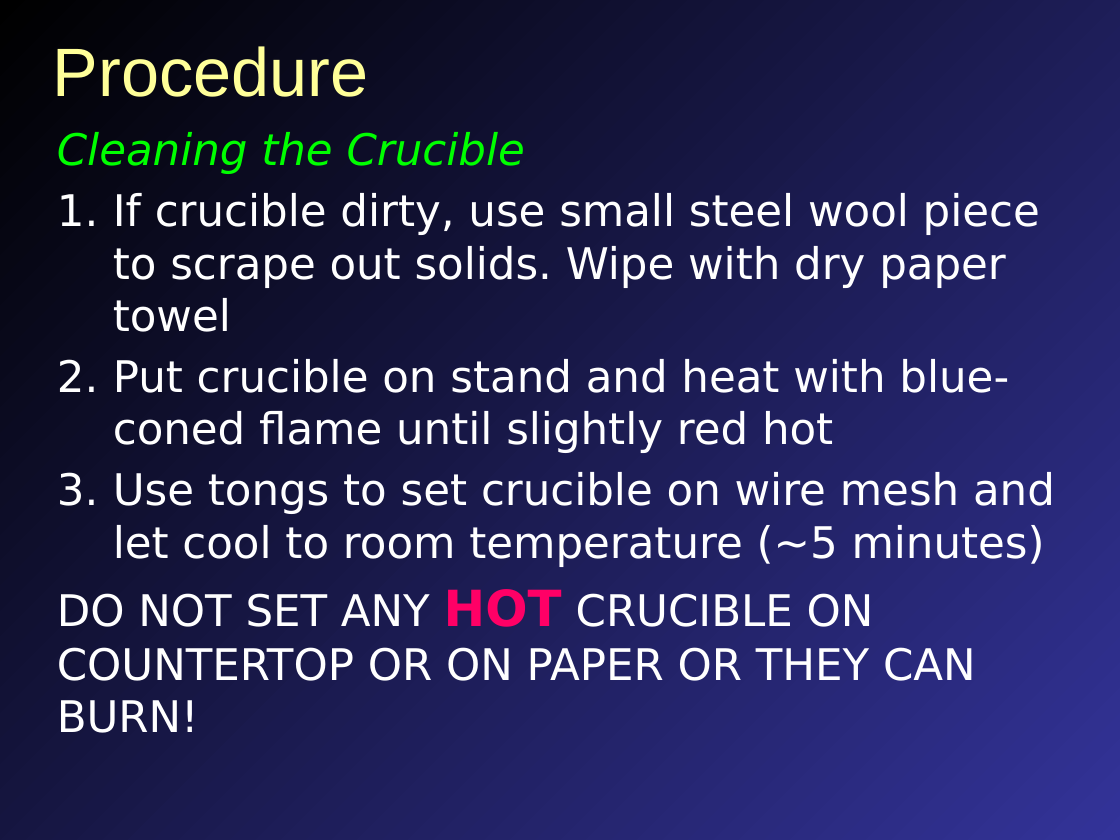
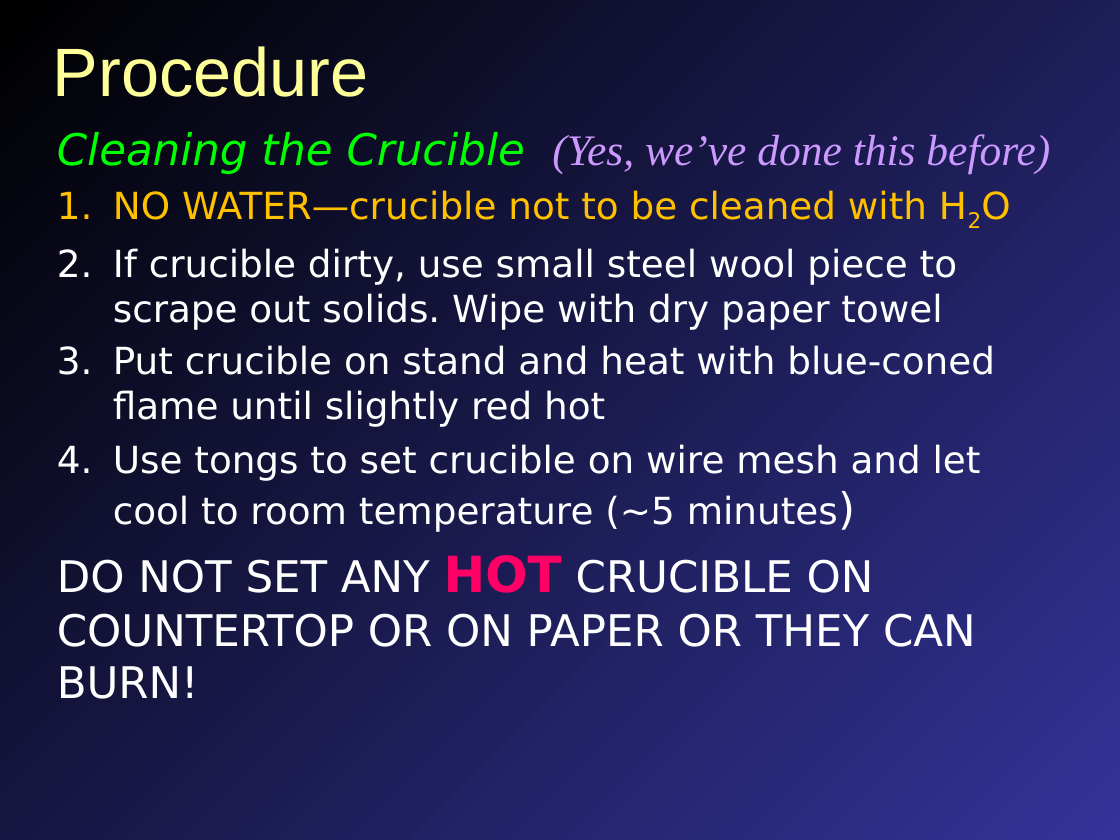
Before and after one commit to mavigozler/mavigozler.github.io, a slide deck: slide 8 of Teaching/Chemistry/Labs/FCC Chem 3A Expt 5a Empirical Formula.pptx. Drawn at 1120x840 pixels with LibreOffice and Linux fonts; fonts in the diff are those of the drawing. Boxes give left, top, right and bottom in pixels: in the first picture for what was removed or moved away, otherwise in the second. Text is boxed around its words. In the diff, an @@ line names an element or a change of style, - is before the commit and + after.

```diff
--- a/Teaching/Chemistry/Labs/FCC Chem 3A Expt 5a Empirical Formula.pptx
+++ b/Teaching/Chemistry/Labs/FCC Chem 3A Expt 5a Empirical Formula.pptx
@@ text at bbox=[57, 132, 1050, 220]: text changed; text colour #00FF00 to #FFC000 @@
-Cleaning the Crucible
+Cleaning the Crucible (Yes, we’ve done this before)
+1. NO WATER—crucible not to be cleaned with H2O
@@ text at bbox=[113, 248, 995, 532]: size 28 to 24 pt in "If crucible dirty, use small steel wool ...", "Put crucible on stand and heat with ...", "Use tongs to set crucible on wire ..." @@
```
Also in this commit, not shown: 5 other slides changed, 11 slides added, 5 slides removed, 11 other files.
